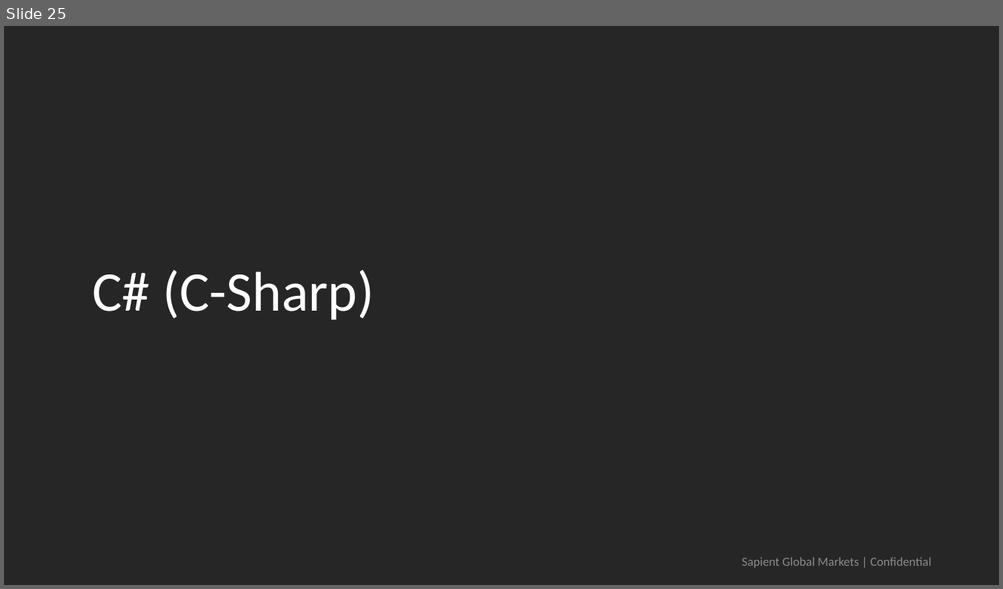
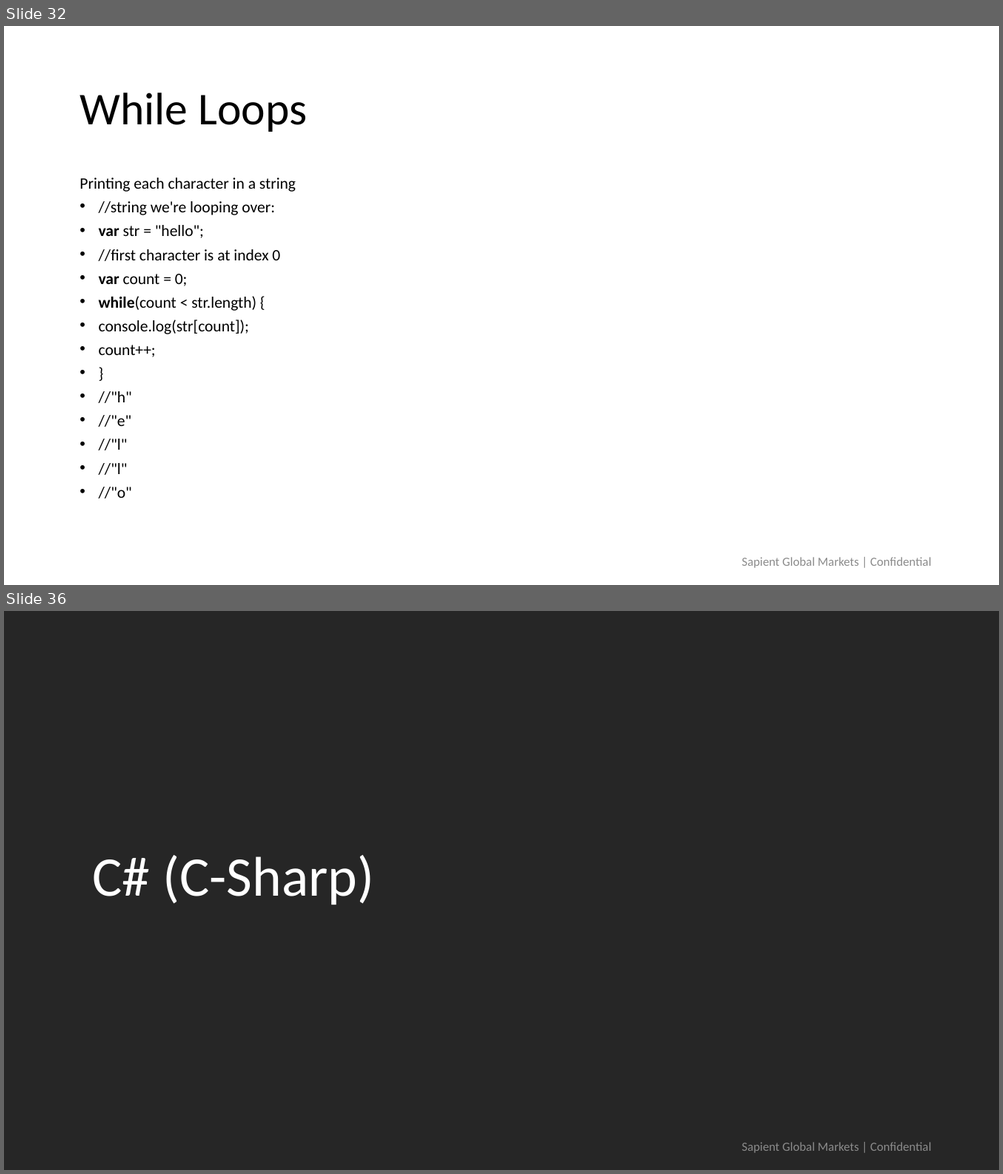
Before and after one commit to himanshu323/demoWebDev, a slide deck: Javascript.pptx. Shown one above the other, each under a label of ours: slide 25 before the commit, slides 32 and 36 after it; the slides between them are not shown. The pictures are 1003x589 and 1003x1174 pixels, drawn with LibreOffice and Linux fonts; fonts in the diff are those of the drawing; background and template pictures are left out. Boxes give left, top, right and bottom in pixels: in the first picture for what was removed or moved away, otherwise in the second. Text is boxed around its words. In the diff, an @@ line names an element or a change of style, - is before the commit and + after.

```diff
--- a/Javascript.pptx
+++ b/Javascript.pptx
@@ slide 32 added at [4, 26, 999, 585], background #FFFFFF @@
@@ title added at [79, 93, 307, 132], 44 pt, text #000000 @@
+While Loops
@@ text added at [79, 178, 296, 499], 15.4 pt, text #000000 @@
+Printing each character in a string
+• //string we're looping over:
+• var str = "hello";
+• //first character is at index 0
+• var count = 0;
+• while(count < str.length) {
+• console.log(str[count]);
+• count++;
+• }
+• //"h"
+• //"e"
+• //"l"
+• //"l"
+• //"o"
@@ text added at [742, 557, 930, 568], 12 pt, text #8C8C8C @@
+Sapient Global Markets | Confidential
@@ what was slide 25 is now slide 36 @@
```
Also in this commit, not shown: 7 slides changed, 12 other slides added, 2 slides removed, 21 other files.
